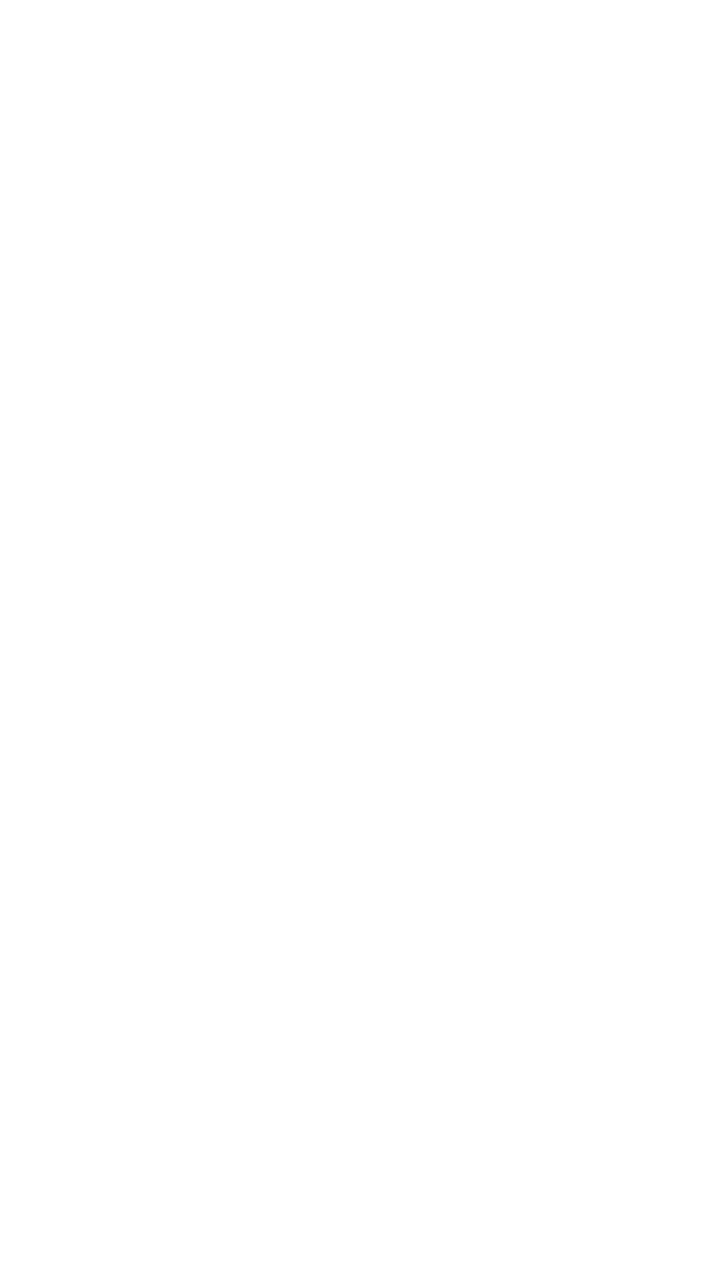
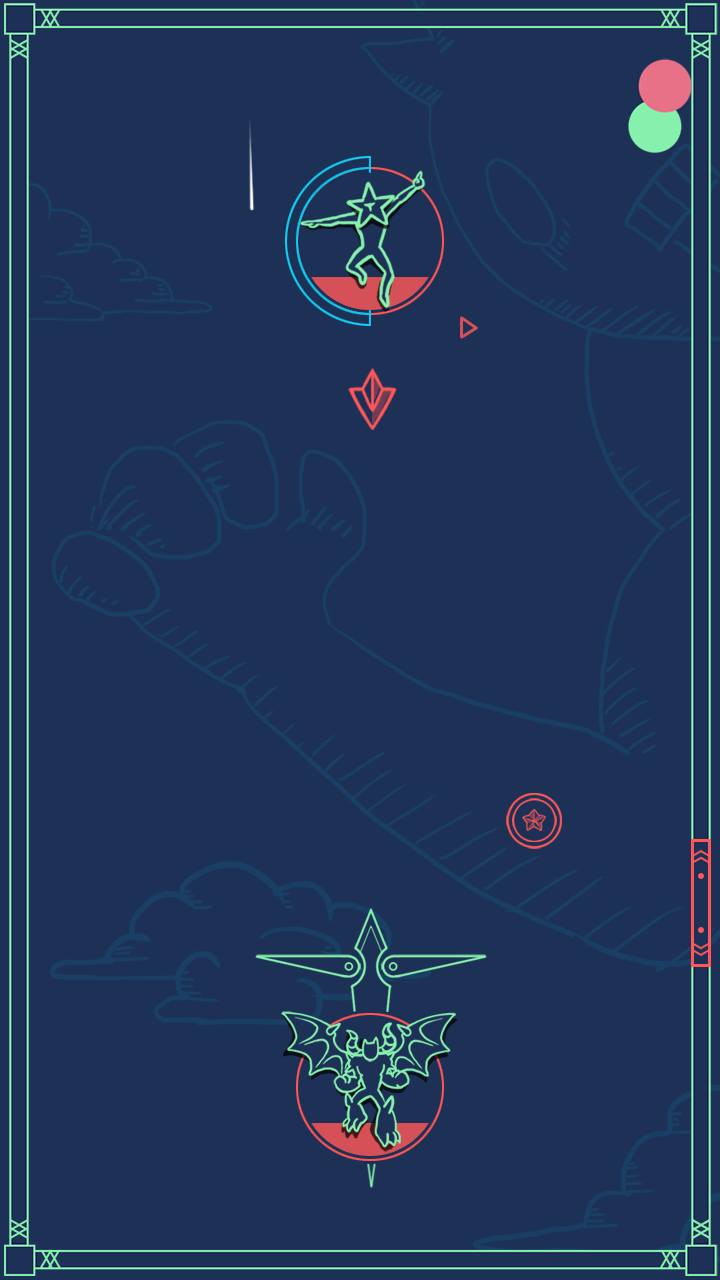
Layer changes from the first 720 x 1280 image to the second:
showed "調色盤" over <box>595,58,692,153</box>
added group "風力_雨特效" with 1 layers above "敵人攻擊拖曳特效" over <box>230,99,263,211</box>
added layer "圖層 54" in group "風力_雨特效" over <box>230,99,263,211</box>
showed group "場景物件" (6 layers) over <box>0,0,720,1280</box>
